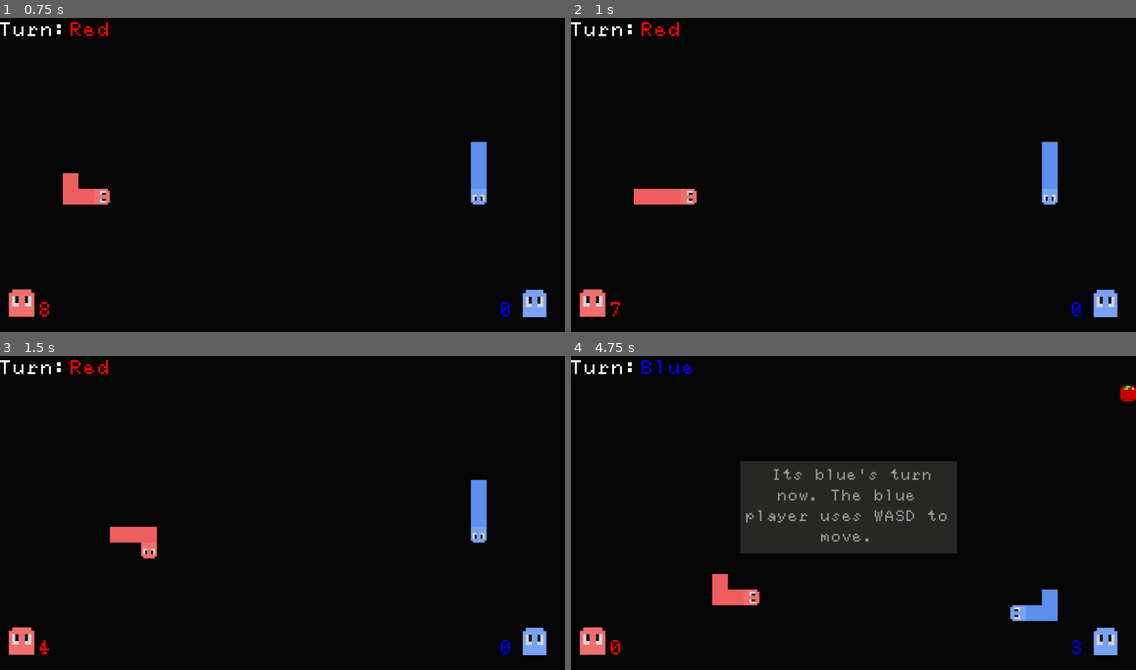
Above: before the commit, frames 1-4 (two rows, left to right).
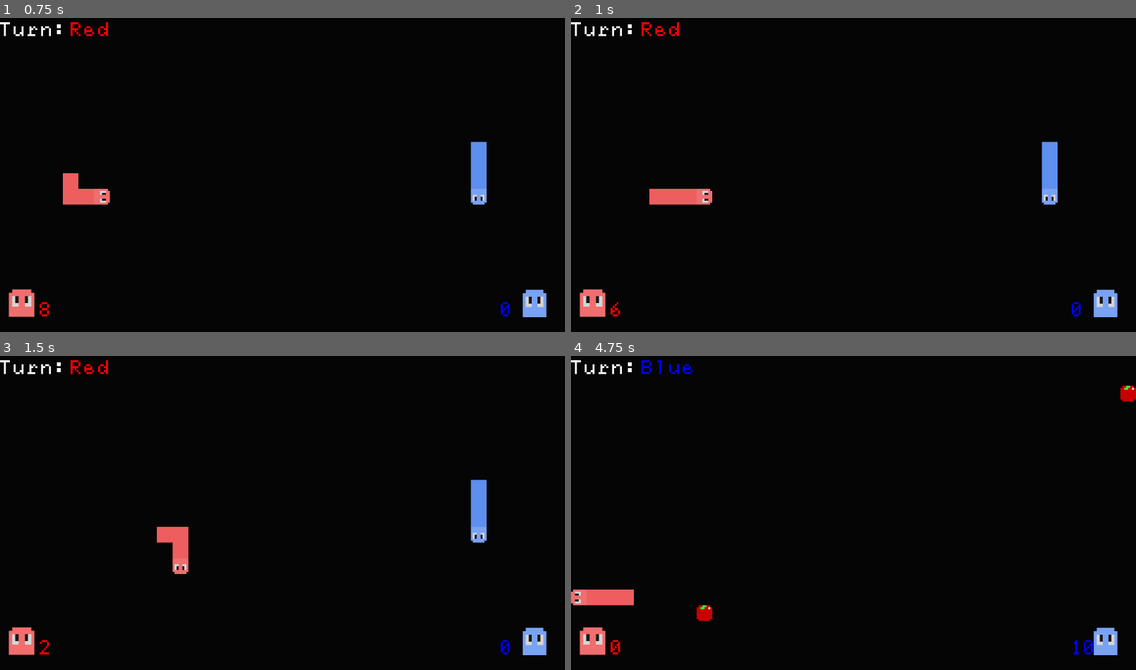
Above: after the commit, the same moments.

Repository: arrowira/MiniJam196Snake
Game: Godot game, scene res://scenes/main.tscn
The game is run twice, just before and just after one commit, with the same random seed, the same clock (stepped at 60 frames per second) and the same inputs.
Inputs:
- Up to frame 1 (0.75 s): tap Enter at 0.5 s; hold Right (p1right) from 0.53 s (still down); tap S (p2down) at 0.6 s
- Up to frame 2 (1 s): keep holding Right (p1right)
- Up to frame 3 (1.5 s): release Right (p1right) at 1.28 s; hold Down (p1down) from 1.28 s (still down); tap A (p2left) at 1.35 s
- Up to frame 4 (4.75 s): release Down (p1down) at 2.03 s; hold Right (p1right) 2.03-2.78 s; tap one key every 0.75 s from 2.1 s: D (p2right) W (p2up) S (p2down) A (p2left); hold Up (p1up) 2.78-3.53 s; hold Left (p1left) from 3.53 s (still down)

Frame 1 is identical in both runs. In frame 2, 0.4% of the frame differs, in the area x 7-25%, y 54-96%; in frame 3, 1.2%; in frame 4, 13%, in the area x 0-93%, y 33-96%.

Commit message:
snake speed increase

Diff:
--- a/minijam-196-proj/scenes/tutorial.tscn
+++ b/minijam-196-proj/scenes/tutorial.tscn
@@ -28,7 +28,7 @@
 Red starts first. Use the arrowkeys to start moving"
 
 [node name="pt1Timer" type="Timer" parent="."]
-wait_time = 1.2
+wait_time = 1.6999999999999997
 one_shot = true
 
 [node name="pt2" type="ColorRect" parent="."]
@@ -75,7 +75,7 @@
 Clocks extend turn length."
 
 [node name="pt2Timer" type="Timer" parent="."]
-wait_time = 1.2
+wait_time = 1.6999999999999997
 one_shot = true
 
 [node name="pt3Timer" type="Timer" parent="."]
--- a/minijam-196-proj/scripts/player1Movement.gd
+++ b/minijam-196-proj/scripts/player1Movement.gd
@@ -5,7 +5,7 @@
 var direction := Vector2(0,1)
 var turn = 0
 var turnLimit = 10
-var stepTime = 3
+var stepTime = 2.3
 var running = true
 var prevDir = Vector2(0,-1)
 
--- a/minijam-196-proj/scripts/player2Movement.gd
+++ b/minijam-196-proj/scripts/player2Movement.gd
@@ -5,7 +5,7 @@
 var direction := Vector2(0,1)
 var turn = 0
 var turnLimit = 10
-var stepTime = 3
+var stepTime = 2.3
 var running = false
 
 var turnStarted = false
